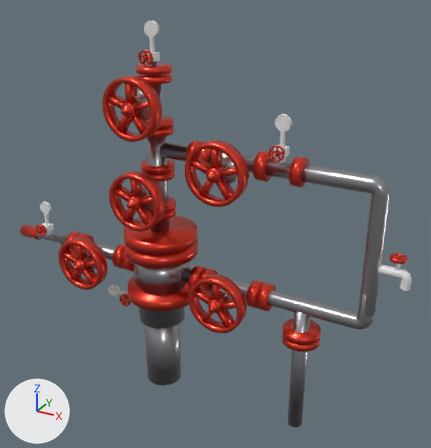
Renders of the glTF model assets/model.glb from each side of a commit.
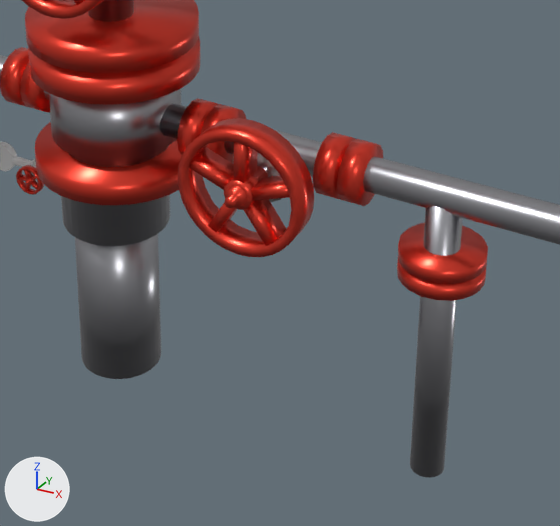
There are two pictures of each version: one whole from a 50 mm camera at (6.68, -9.82, 5.1) aimed at (1.13, 0.28, 0.05), one close up on the part from 26% to 82% of the width and 50% to 100% of the height. Lighting does not change. The marker at lower left points along +X, +Y and +Z. The first two pictures are the older version. Where no turn or scale is listed for an object, it has been applied to the vertices. Vertices at exactly the same position are counted once.

Script lines for the objects in view, before the commit:
```python
me_cylinder_017 = bpy.data.meshes.new('Cylinder.017')
me_cylinder_017.from_pydata(...)  # 3864 vertices, 7588 faces; spans x -3.63..5.34, y -0.77..0.82, z -7.59..0.35
# faces by material slot: [2546, 5042]
me_cylinder_017.materials.append(None)
me_cylinder_017.materials.append(mat_metal_grey)  # grey #a9a9ae
me_cylinder_056 = bpy.data.meshes.new('Cylinder.056')
me_cylinder_056.from_pydata(...)  # 314 vertices, 580 faces; spans x -0.601..0.599, y -0.232..0.279, z -0.601..0.599
me_cylinder_056.materials.append(mat_metal_red)  # red #e74332
me_cylinder_058 = bpy.data.meshes.new('Cylinder.058')
me_cylinder_058.from_pydata(...)  # 314 vertices, 580 faces; spans x -0.601..0.599, y -0.232..0.279, z -0.601..0.599
me_cylinder_058.materials.append(mat_metal_red)  # red #e74332
ob_casing_gate_valve_two = bpy.data.objects.new('casing_gate_valve_two', me_cylinder_056)
ob_casing_gate_valve_two.location = (1.703, -0.743, -1.209)
ob_central_valve = bpy.data.objects.new('central_valve', me_cylinder_058)
ob_central_valve.location = (-0.107, -0.804, 0.685)
ob_well_base = bpy.data.objects.new('well_base', me_cylinder_017)
ob_well_base.location = (-0.107, -0.018, 3.455)
# also in view: 'flanges_faceplate' at (0.49, 0.01, 0.63)
```
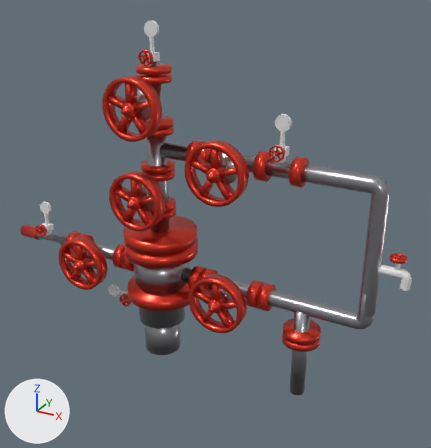
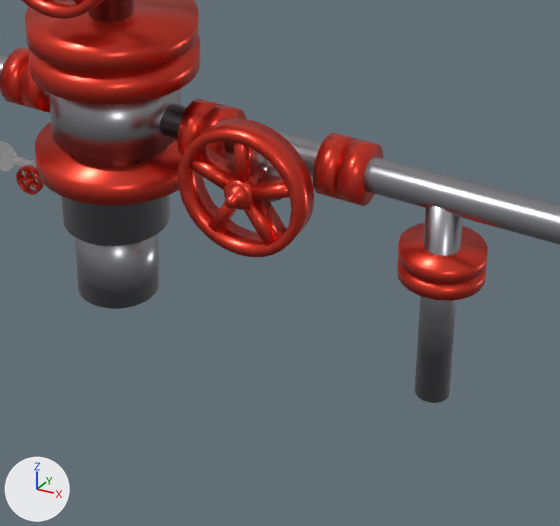
Where the change shows, as pixel boxes (x1, y1, x2, y2) in the close-ups (560 x 526 px; the box of a moved part takes in the faces that stretch with it):
```json
{"object": "well_base", "change": "reshaped", "before": [0, 0, 560, 478], "after": [0, 0, 560, 403]}
{"part": 1, "of": "me_cylinder_017", "change": "moved or reshaped", "before": [75, 234, 161, 379], "after": [75, 234, 159, 309]}
{"part": 2, "of": "me_cylinder_017", "change": "moved or reshaped", "before": [410, 206, 463, 478], "after": [414, 206, 463, 403]}
```

Edits to the scene script, one JSON object a line:
```json
{"block": "me_cylinder_017", "where": "# used by ob_well_base; location = (-0.107, -0.018, 3.455)"}
{"op": "remove", "block": "me_cylinder_017", "code": "me_cylinder_017.from_pydata(...)  # 3864 vertices, 7588 faces; spans x -3.63..5.34, y -0.77..0.82, z -7.59..0.35"}
{"op": "add", "block": "me_cylinder_017", "code": "me_cylinder_017.from_pydata(...)  # 3902 vertices, 7588 faces; spans x -3.63..5.34, y -0.77..0.82, z -6.73..0.35"}
{"block": "me_cylinder_017", "change": "me_cylinder_017 part 1"}
{"block": "me_cylinder_017", "change": "36 vertices in x -0.44..0.38, y -0.4..0.43, z -7.56 move by (0.0, 0.0, 0.86)"}
{"block": "me_cylinder_017", "change": "me_cylinder_017 part 2"}
{"block": "me_cylinder_017", "change": "36 vertices in x 3.21..3.53, y -0.13..0.18, z -7.59 move by (0.0, 0.0, 0.86)"}
{"block": "me_cylinder_017", "change": "other edits to the shape of me_cylinder_017 do not show in these pictures"}
```
